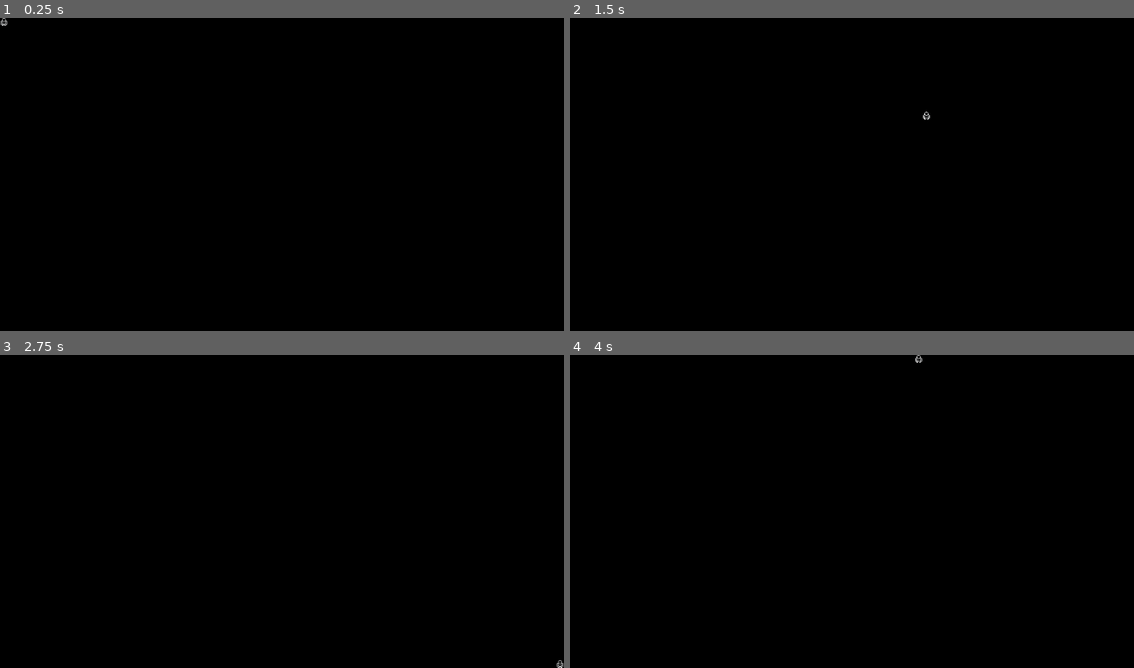
Above: before the commit, frames 1-4 (two rows, left to right).
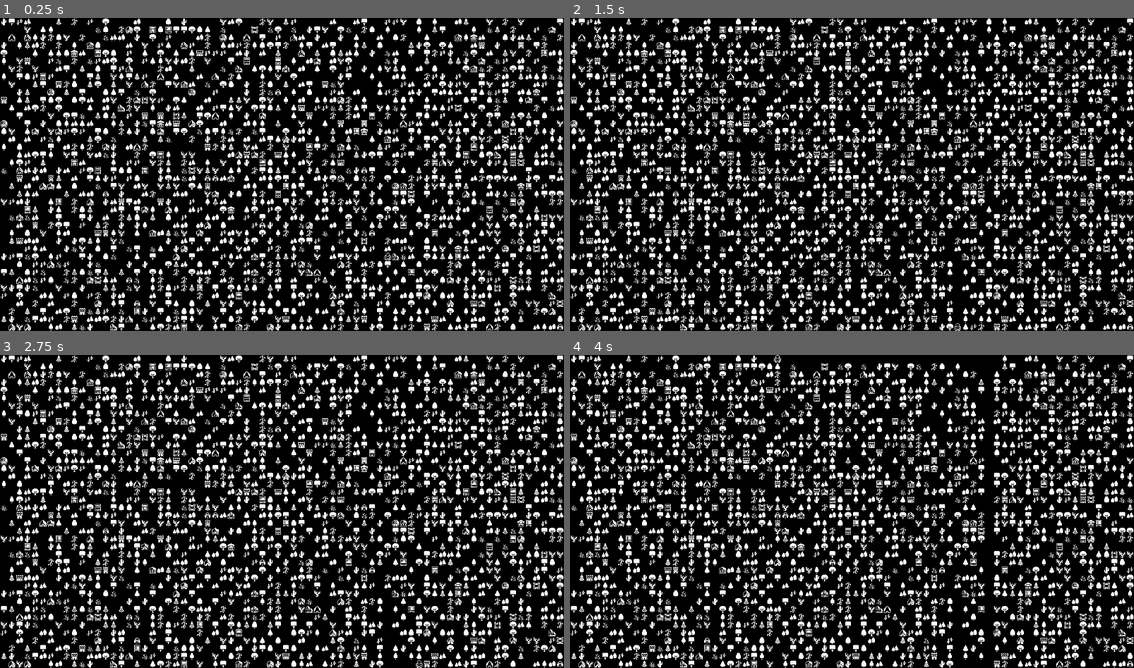
Above: after the commit, the same moments.

Repository: Zishan-Rahman/GD4PoissonRPG
Game: Godot game, scene res://tile_map.tscn
The game is run twice, just before and just after one commit, with the same random seed, the same clock (stepped at 60 frames per second) and the same inputs.
Inputs:
- Up to frame 1 (0.25 s): no input
- Up to frame 2 (1.5 s): tap Enter at 0.5 s; hold Right (ui_right) 0.53-1.28 s; hold Down (ui_down) from 1.28 s (still down)
- Up to frame 3 (2.75 s): release Down (ui_down) at 2.03 s; hold Right (ui_right) from 2.03 s (still down)
- Up to frame 4 (4 s): tap Space at 2.75 s; release Right (ui_right) at 2.78 s; hold Up (ui_up) 2.78-3.53 s; hold Left (ui_left) from 3.53 s (still down)

The runs differ from the first frame. In frame 1, 26% of the frame differs, in the area x 0-100%, y 0-100%; in frame 2, 26%; in frame 3, 26%; in frame 4, 25%.

Commit message:
Paint tiles generated by algorithm, using RNG to decide on placing trees or buildings

Diff:
--- a/tile_map.gd
+++ b/tile_map.gd
@@ -51,6 +51,7 @@
 var y_tile_range: int = ProjectSettings.get_setting("display/window/size/viewport_height") / tile_set.tile_size.y
 
 var cell_points: Array[Vector2]
+@export_range(0.0, 1.0) var paint_building_probability: float = 0.125
 @export var point_radius: float = 1.0
 @export var region_size: Vector2 = Vector2(x_tile_range, y_tile_range)
 @export_range(0, 50, 1) var rejection_samples: int = 8
@@ -62,7 +63,16 @@
 	cell_points = generate_points(point_radius, region_size, rejection_samples)
 	var new_time: float = Time.get_ticks_msec() - start_time
 	print("Time taken: " + str(new_time) + "ms")
+	paint_points()
 	place_player()
+
+func paint_points() -> void:
+	for point in cell_points:
+		var cell_point: Vector2i = Vector2i(roundi(point.x), roundi(point.y))
+		if randf() < paint_building_probability:
+			set_cell(0, cell_point, 0, buildings.pick_random())
+		else:
+			set_cell(0, cell_point, 0, trees.pick_random())
 
 func _get_player_placement_cell() -> Vector2i:
 	return Vector2i(randi() % x_tile_range, randi() % y_tile_range)
